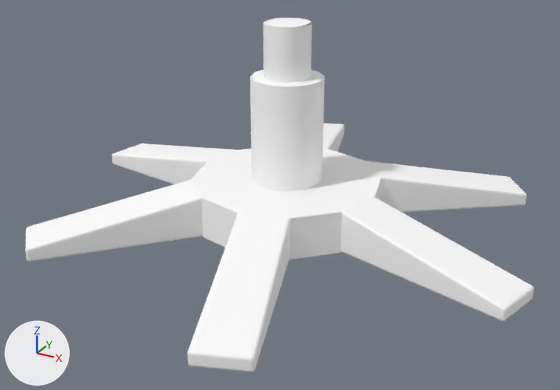
Before and after pictures for a commit that changed the FBX model Sources/FBX/Ob_Chair_Holder.FBX.
Camera for both pictures: a 50 mm camera at (-4.627, -2.787, 1.015) aimed at (-5.599, -1.021, 0.131). Arrows for +X, +Y and +Z are at lower left; the lights stay in place. Where no turn or scale is listed for an object, it has been applied to the vertices.

In view in the first picture: 'Chair Holder_HP'.
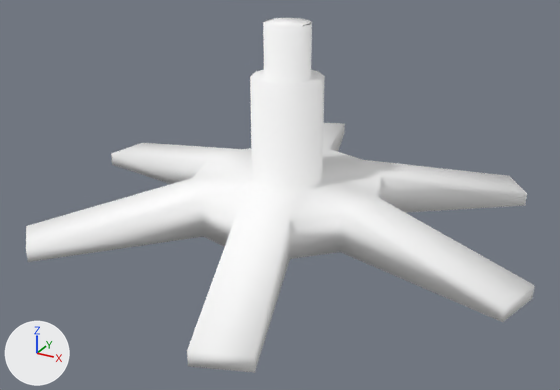
The newer file is also turned or shifted as a whole; pictures and numbers use the older file's frame.

Scene script edits in JSON lines:
```json
{"block": "me_mesh", "where": "# used by ob_chair_holder_hp; location = (-5.612, -0.937, 0.601)"}
{"op": "remove", "block": "me_mesh", "code": "me_mesh.from_pydata(...)  # 4152 vertices, 4131 faces; spans x -0.74..0.74, y -0.76..0.76, z -0.57..0.0"}
{"op": "add", "block": "me_mesh", "code": "me_mesh.from_pydata(...)  # 96 vertices, 93 faces; spans x -0.74..0.74, y -0.76..0.76, z -0.57..0.0"}
{"block": "me_mesh", "change": "me_mesh part 1: 10 vertices moved within x -0.74..0.74, y -0.49..0.76, z -0.57..-0.53; 4063 vertices removed from x -0.74..0.74, y -0.76..0.76, z -0.57..-0.45; 7 vertices added at x -0.74..0.74, y -0.76..0.41, z -0.53"}
{"block": "me_mesh", "change": "me_mesh part 2: the surface is now shaded smooth"}
```

Location of each change, (x1, y1, x2, y2) in pixels of the pictures (560 x 390 px):
```json
{"object": "Chair Holder_HP", "change": "reshaped", "before": [25, 18, 534, 372], "after": [26, 18, 535, 373]}
{"part": 1, "of": "me_mesh", "change": "cut back", "before": [25, 123, 534, 372], "after": [26, 124, 535, 373]}
```
